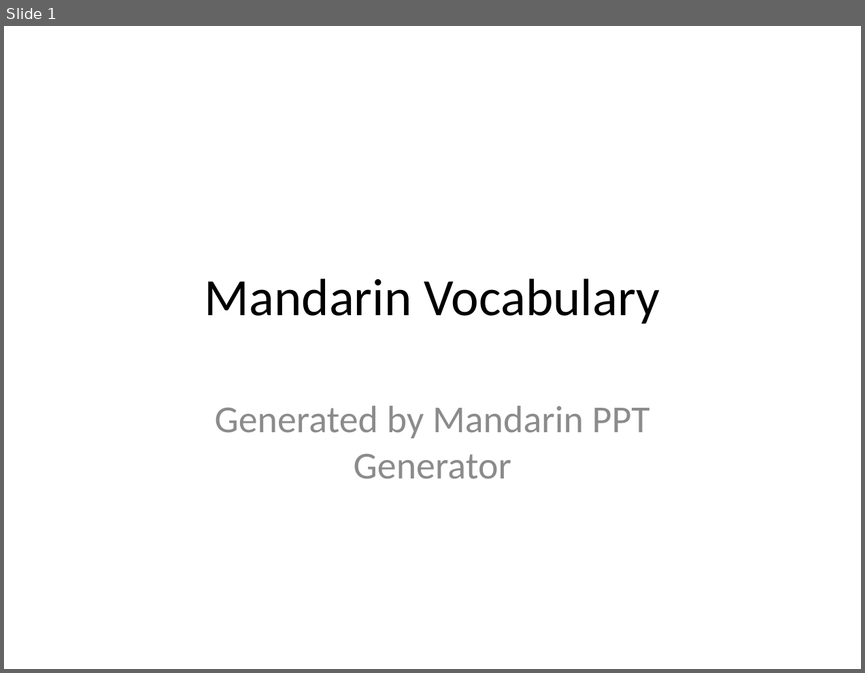
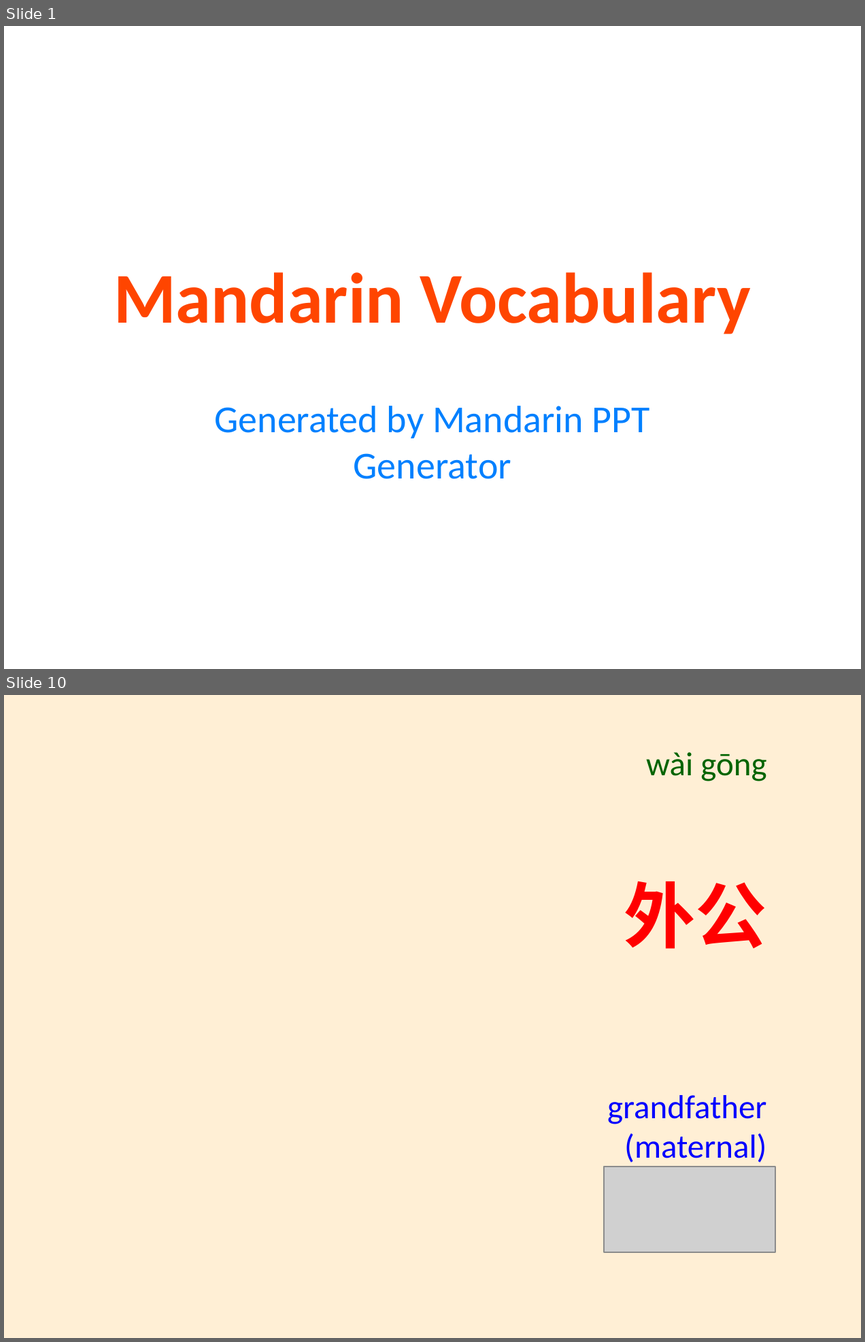
Before and after one commit to t1anzn/Mandarin-PPT-Generator, a slide deck: Mandarin_Vocabulary_PPT.pptx. Shown one above the other, each under a label of ours: slide 1 before the commit, slides 1 and 10 after it; the slides between them are not shown. The pictures are 865x673 and 865x1342 pixels, drawn with LibreOffice and Linux fonts; fonts in the diff are those of the drawing; grey boxes stand for pictures. Boxes give left, top, right and bottom in pixels: in the first picture for what was removed or moved away, otherwise in the second. Text is boxed around its words. In the diff, an @@ line names an element or a change of style, - is before the commit and + after.

```diff
--- a/Mandarin_Vocabulary_PPT.pptx
+++ b/Mandarin_Vocabulary_PPT.pptx
@@ slide 10 added at [4, 695, 861, 1338], background #FFEFD5 @@
@@ text added at [646, 752, 766, 781], 28 pt, text #006400 @@
+wài gōng
@@ text added at [624, 881, 767, 949], 60 pt, text #FF0000, bold @@
+外公
@@ text added at [607, 1095, 766, 1162], 28 pt, text #0000FF @@
+grandfather (maternal)
@@ picture added at [604, 1166, 775, 1252] @@
@@ slide 1 changed as well @@
@@ title "Mandarin Vocabulary" at [113, 272, 751, 334]: size 44 to 60 pt, text colour #000000 to #FF4500, bold on @@
@@ subtitle "Generated by Mandarin PPT Generator" at [215, 405, 650, 479]: text colour #8C8C8C to #0080FF @@
```
Also in this commit, not shown: 14 other slides added, 3 slides removed, 22 other files.
